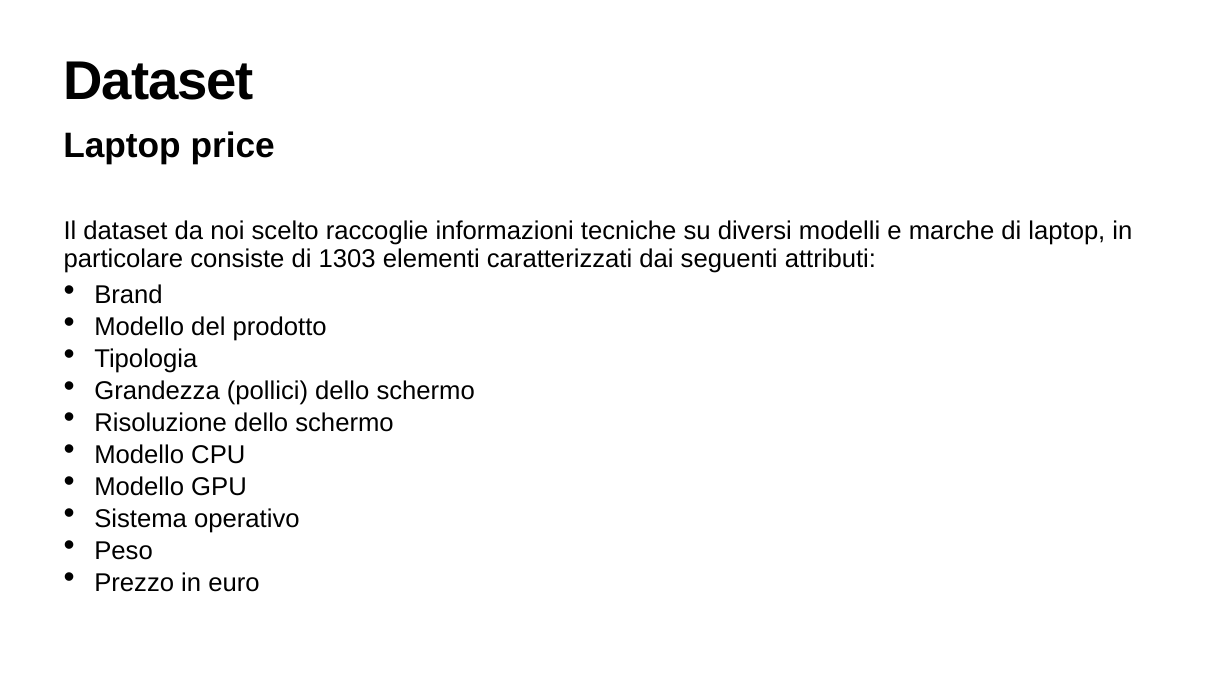
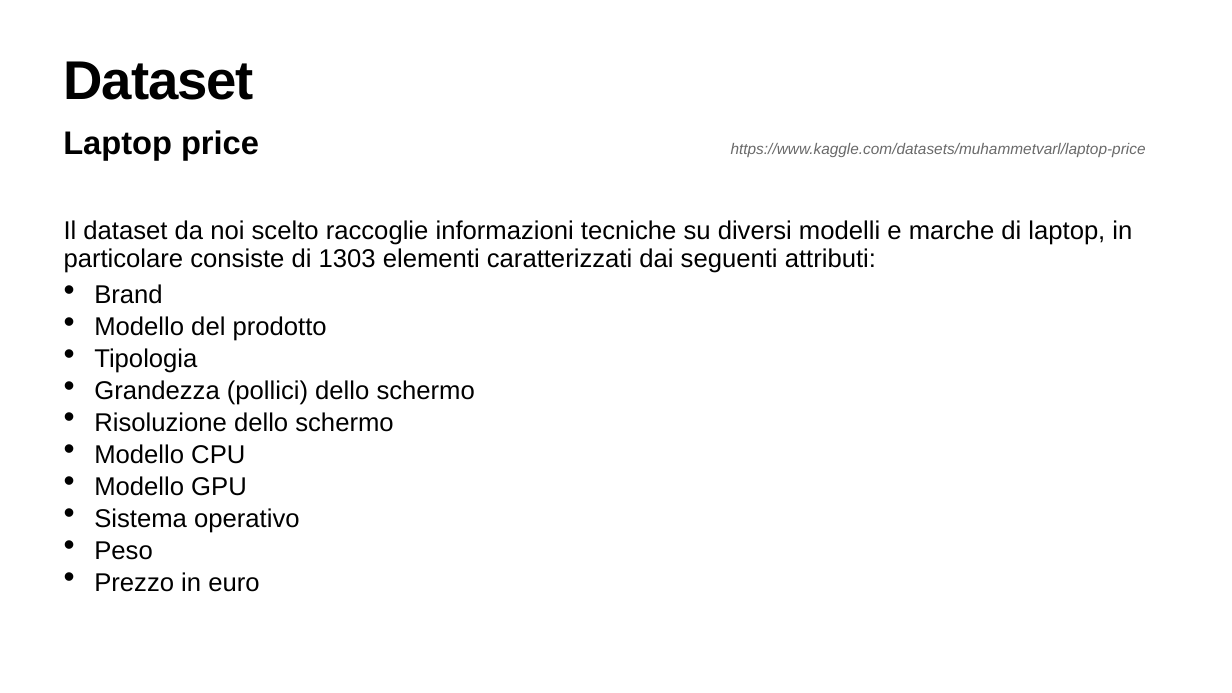
Before and after one commit to mik3sw/ML-project, a slide deck: slide 3 of Presentazione ML.pptx. Drawn at 1232x693 pixels with LibreOffice and Linux fonts; fonts in the diff are those of the drawing. Boxes give left, top, right and bottom in pixels: in the first picture for what was removed or moved away, otherwise in the second. Text is boxed around its words. In the diff, an @@ line names an element or a change of style, - is before the commit and + after.

```diff
--- a/Presentazione ML.pptx
+++ b/Presentazione ML.pptx
@@ text at bbox=[63, 130, 1146, 160]: text changed; size 55 to 24.1 pt; text colour #000000 to #6A6A6A; bold off; italic on @@
-Laptop price
+Laptop price https://www.kaggle.com/datasets/muhammetvarl/laptop-price
```
Also in this commit, not shown: 1 other file.
